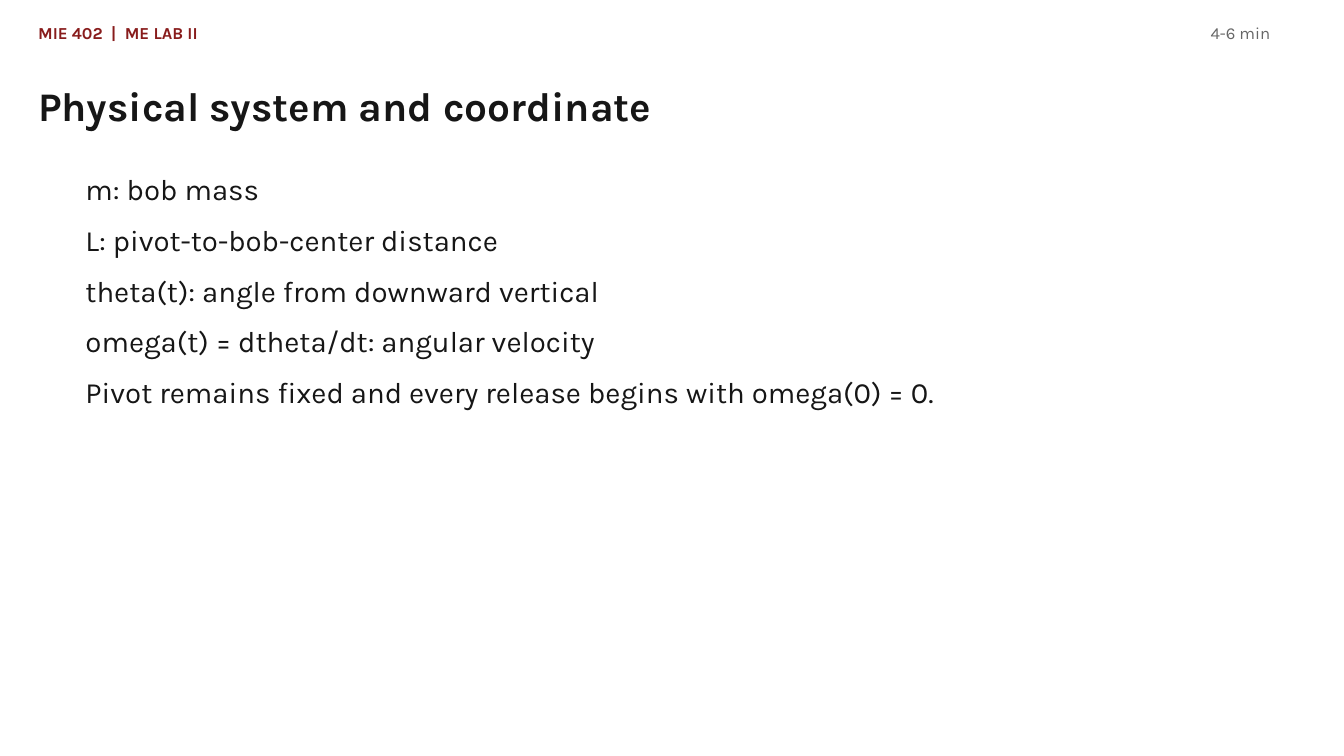
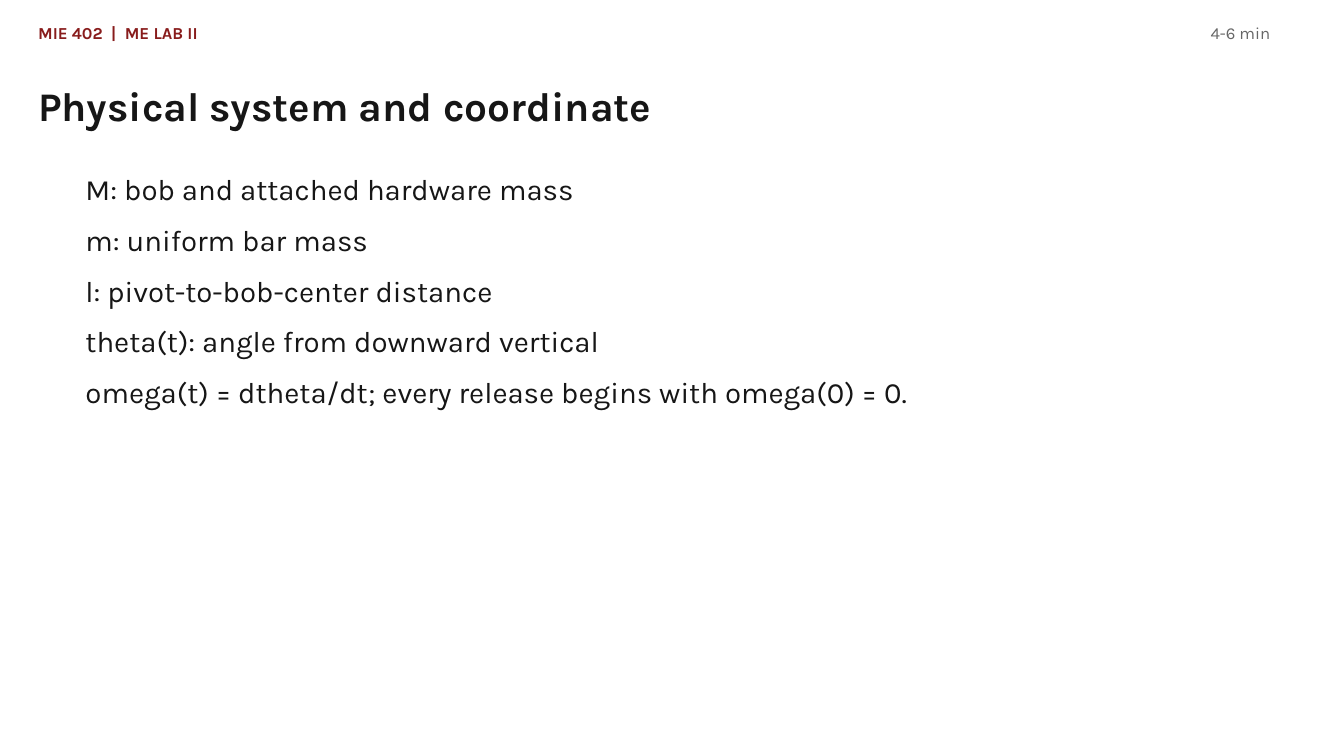
Before and after one commit to Ehsan-Roohi/MIE402-Lab, a slide deck: slide 3 of site/docs/MIE402_Lecture03_Single_Pendulum_PreLab2_Fall2026.pptx. Drawn at 1344x756 pixels with LibreOffice and Linux fonts; fonts in the diff are those of the drawing. Boxes give left, top, right and bottom in pixels: in the first picture for what was removed or moved away, otherwise in the second. Text is boxed around its words. In the diff, an @@ line names an element or a change of style, - is before the commit and + after.

```diff
--- a/site/docs/MIE402_Lecture03_Single_Pendulum_PreLab2_Fall2026.pptx
+++ b/site/docs/MIE402_Lecture03_Single_Pendulum_PreLab2_Fall2026.pptx
@@ text at [85,180,574,309]: text changed @@
-m: bob mass
-L: pivot-to-bob-center distance
+M: bob and attached hardware mass
+m: uniform bar mass
+l: pivot-to-bob-center distance
@@ text at [85,381,907,410]: text changed @@
-omega(t) = dtheta/dt: angular velocity
-Pivot remains fixed and every release begins with omega(0) = 0.
+omega(t) = dtheta/dt; every release begins with omega(0) = 0.
```
Also in this commit, not shown: 18 other slides changed, 2 slides added, 1 slide removed, 7 other files.
